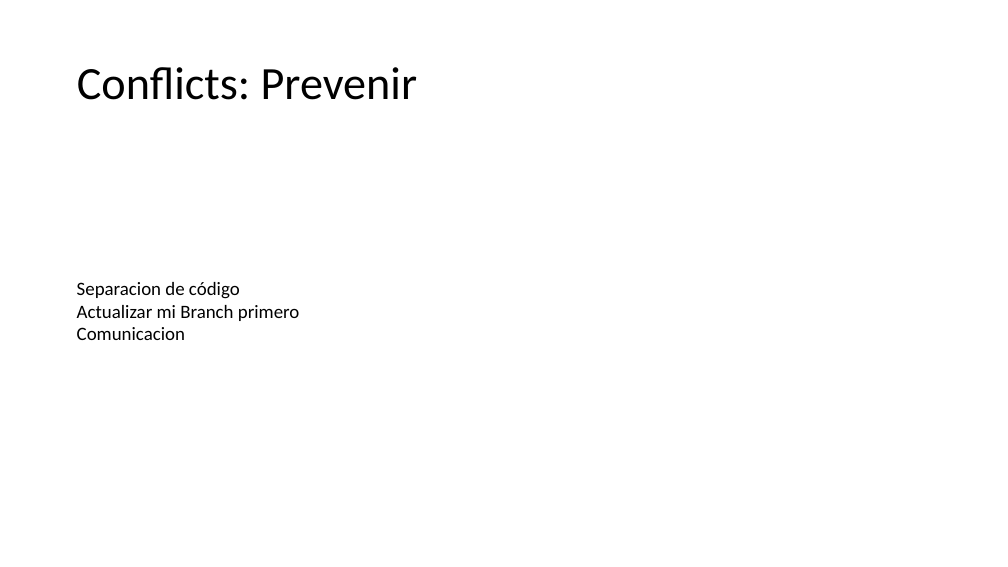
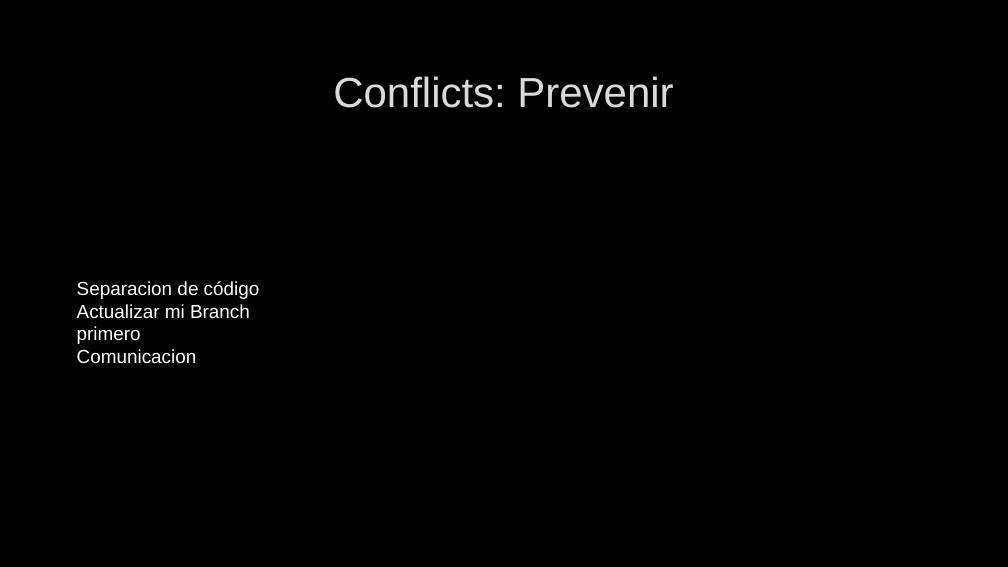
Before and after one commit to Shisah/GitGud2, a slide deck: slide 16 of Presentation/Git Gud 2.pptx. Drawn at 1008x567 pixels with LibreOffice and Linux fonts; fonts in the diff are those of the drawing; background and template pictures are left out. Boxes give left, top, right and bottom in pixels: in the first picture for what was removed or moved away, otherwise in the second. Text is boxed around its words. In the diff, an @@ line names an element or a change of style, - is before the commit and + after.

```diff
--- a/Presentation/Git Gud 2.pptx
+++ b/Presentation/Git Gud 2.pptx
@@ background #FFFFFF to picture (left out) @@
@@ title "Conflicts: Prevenir": place and size @@
-title "Conflicts: Prevenir" at box(77, 67, 417, 100)
+title "Conflicts: Prevenir" at box(333, 76, 673, 108)
@@ title "Conflicts: Prevenir" at box(333, 76, 673, 108): size 44 to 40 pt, font Calibri to Arial, text colour #000000 to #DADADA, letter outline none to #404040 0.75 pt; alignment left to centre; line spacing 0.9 to 1 @@
@@ text "Separacion de código" at box(77, 281, 260, 364): font Calibri to Arial, text colour #000000 to #FFFFFF @@
```
Also in this commit, not shown: 17 other slides changed.
